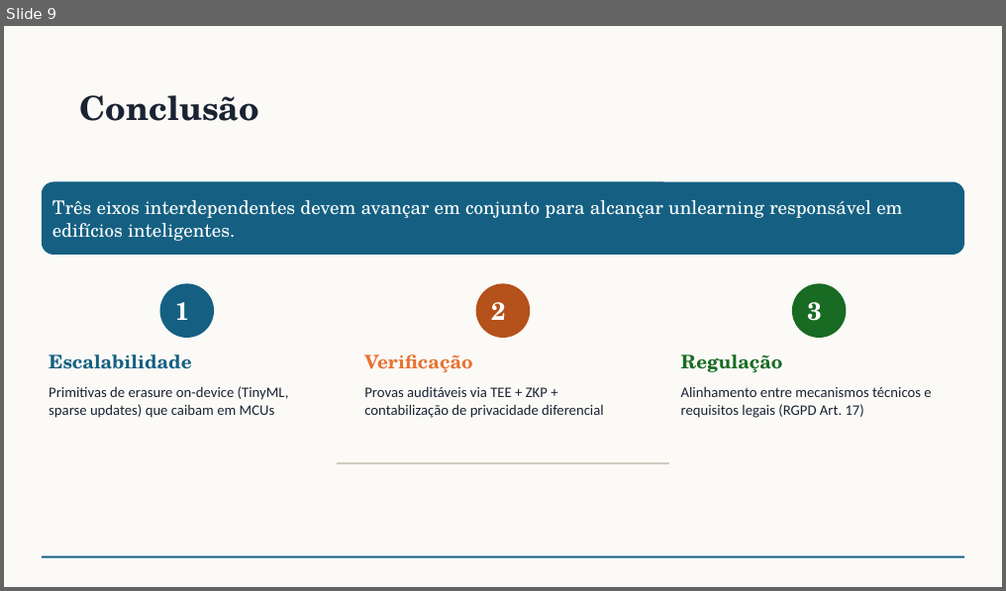
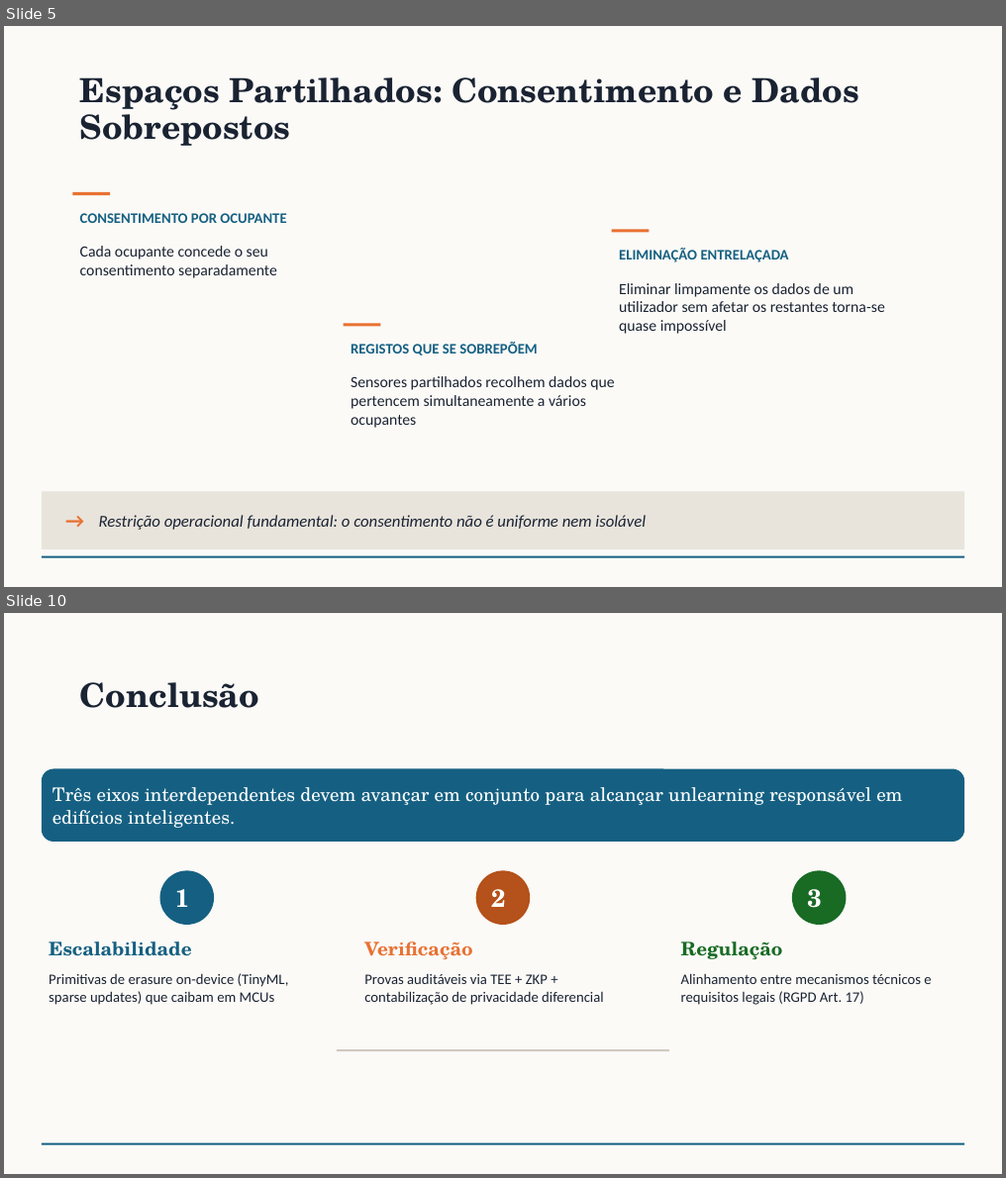
Before and after one commit to rafaeldpsilva/sa4cps-vault, a slide deck: Entregas PhD/machine-unlearning.pptx. Shown one above the other, each under a label of ours: slide 9 before the commit, slides 5 and 10 after it; the slides between them are not shown. The pictures are 1006x591 and 1006x1178 pixels, drawn with LibreOffice and Linux fonts; fonts in the diff are those of the drawing. Boxes give left, top, right and bottom in pixels: in the first picture for what was removed or moved away, otherwise in the second. Text is boxed around its words. In the diff, an @@ line names an element or a change of style, - is before the commit and + after.

```diff
--- a/Entregas PhD/machine-unlearning.pptx
+++ b/Entregas PhD/machine-unlearning.pptx
@@ slide 5 added at box(4, 26, 1002, 587), background #FBFAF7; not listed: 1 template element that a slide beside it also shows @@
@@ title added at box(80, 77, 859, 146), 32 pt, text #1A2332, bold @@
+Espaços Partilhados: Consentimento e Dados Sobrepostos
@@ rectangle added at box(73, 192, 110, 195), fill #E97132 @@
@@ text added at box(80, 213, 286, 223), 14 pt, text #156082, bold @@
+CONSENTIMENTO POR OCUPANTE
@@ rectangle added at box(612, 230, 649, 233), fill #E97132 @@
@@ text added at box(80, 246, 277, 278), 15 pt, text #1A2332 @@
+Cada ocupante concede o seu consentimento separadamente
@@ text added at box(619, 248, 789, 263), 14 pt, text #156082, bold @@
+ELIMINAÇÃO ENTRELAÇADA
@@ text added at box(619, 283, 885, 334), 15 pt, text #1A2332 @@
+Eliminar limpamente os dados de um utilizador sem afetar os restantes torna-se quase impossível
@@ rectangle added at box(344, 323, 380, 326), fill #E97132 @@
@@ text added at box(350, 342, 537, 356), 14 pt, text #156082, bold @@
+REGISTOS QUE SE SOBREPÕEM
@@ text added at box(350, 376, 614, 428), 15 pt, text #1A2332 @@
+Sensores partilhados recolhem dados que pertencem simultaneamente a vários ocupantes
@@ rectangle added at box(42, 491, 964, 550), fill #E8E4DC @@
@@ text added at box(57, 504, 91, 537), 20 pt, text #E97132, bold @@
+→
@@ text added at box(99, 515, 646, 530), 16 pt, text #1A2332, italic @@
+Restrição operacional fundamental: o consentimento não é uniforme nem isolável
@@ what was slide 9 is now slide 10 @@
```
Also in this commit, not shown: 4 slides changed, 4 other slides added, 4 slides removed.
